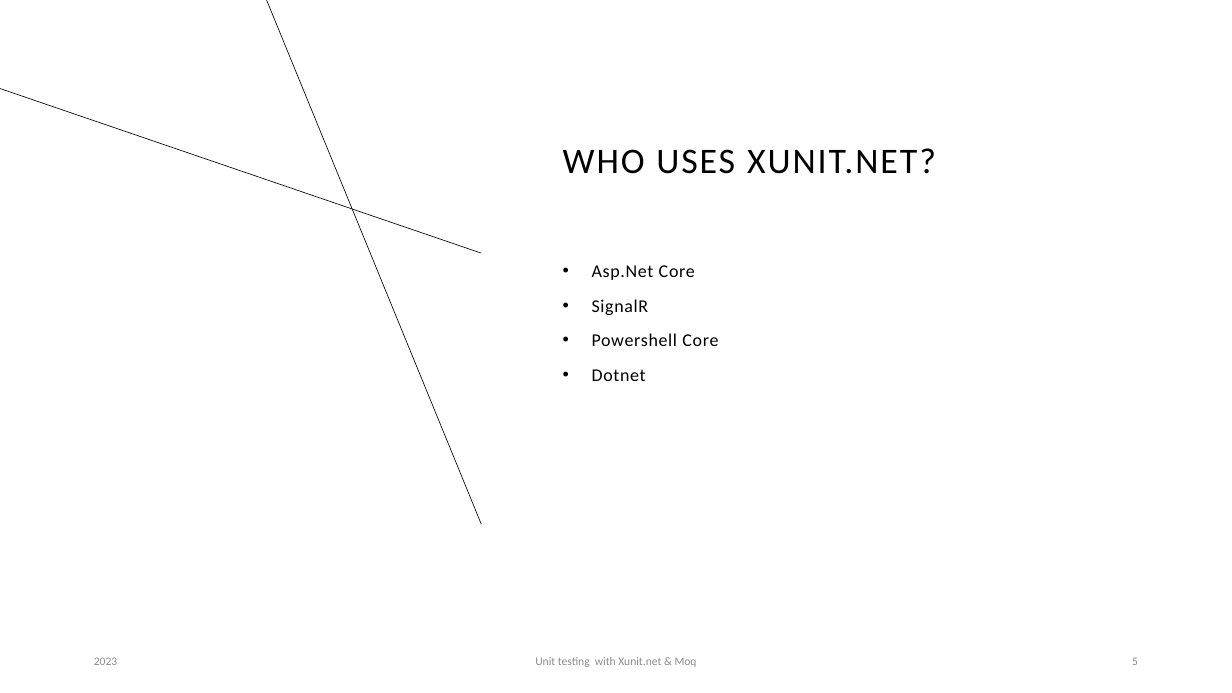
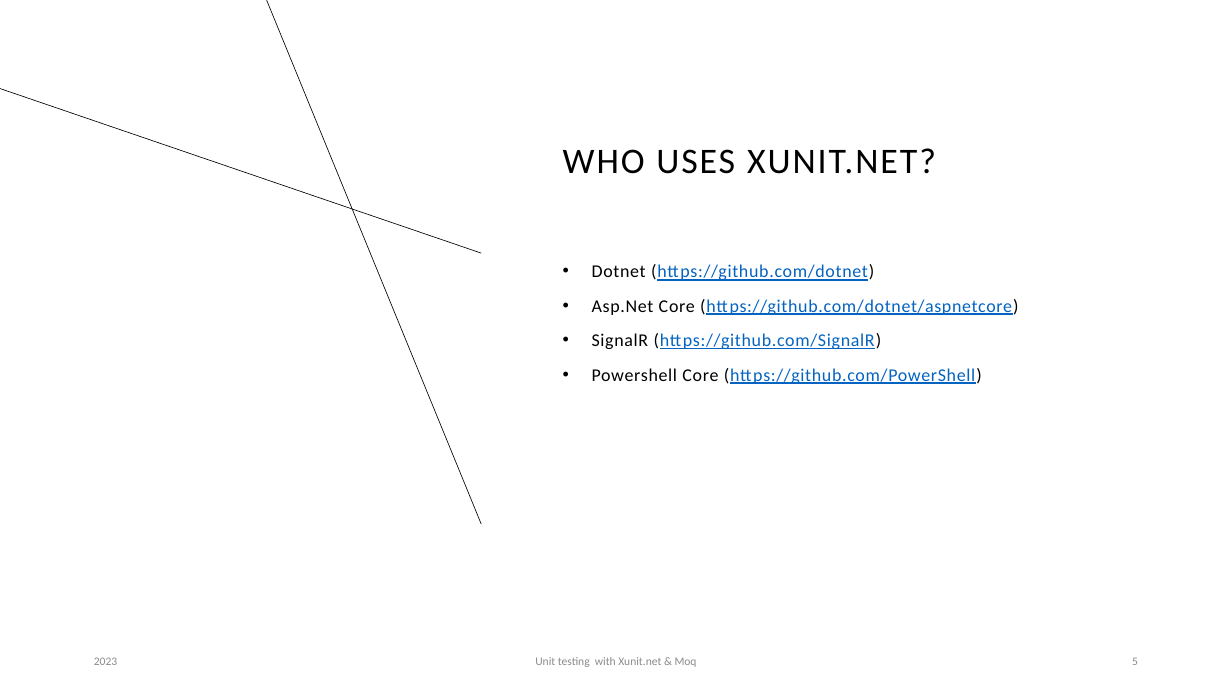
Before and after one commit to rysjones/XUnitPresentation, a slide deck: slide 5 of Presentation/Unit Testing with Xunit - Moq.pptx. Drawn at 1232x693 pixels with LibreOffice and Linux fonts; fonts in the diff are those of the drawing. Boxes give left, top, right and bottom in pixels: in the first picture for what was removed or moved away, otherwise in the second. Text is boxed around its words. In the diff, an @@ line names an element or a change of style, - is before the commit and + after.

```diff
--- a/Presentation/Unit Testing with Xunit - Moq.pptx
+++ b/Presentation/Unit Testing with Xunit - Moq.pptx
@@ text at [592,264,1019,384]: text changed; text colour #000000 to #0563C1 @@
-• Asp.Net Core
-• SignalR
-• Powershell Core
-• Dotnet
+• Dotnet (https://github.com/dotnet)
+• Asp.Net Core (https://github.com/dotnet/aspnetcore)
+• SignalR (https://github.com/SignalR)
+• Powershell Core (https://github.com/PowerShell)
```
Also in this commit, not shown: 1 other slide changed.
